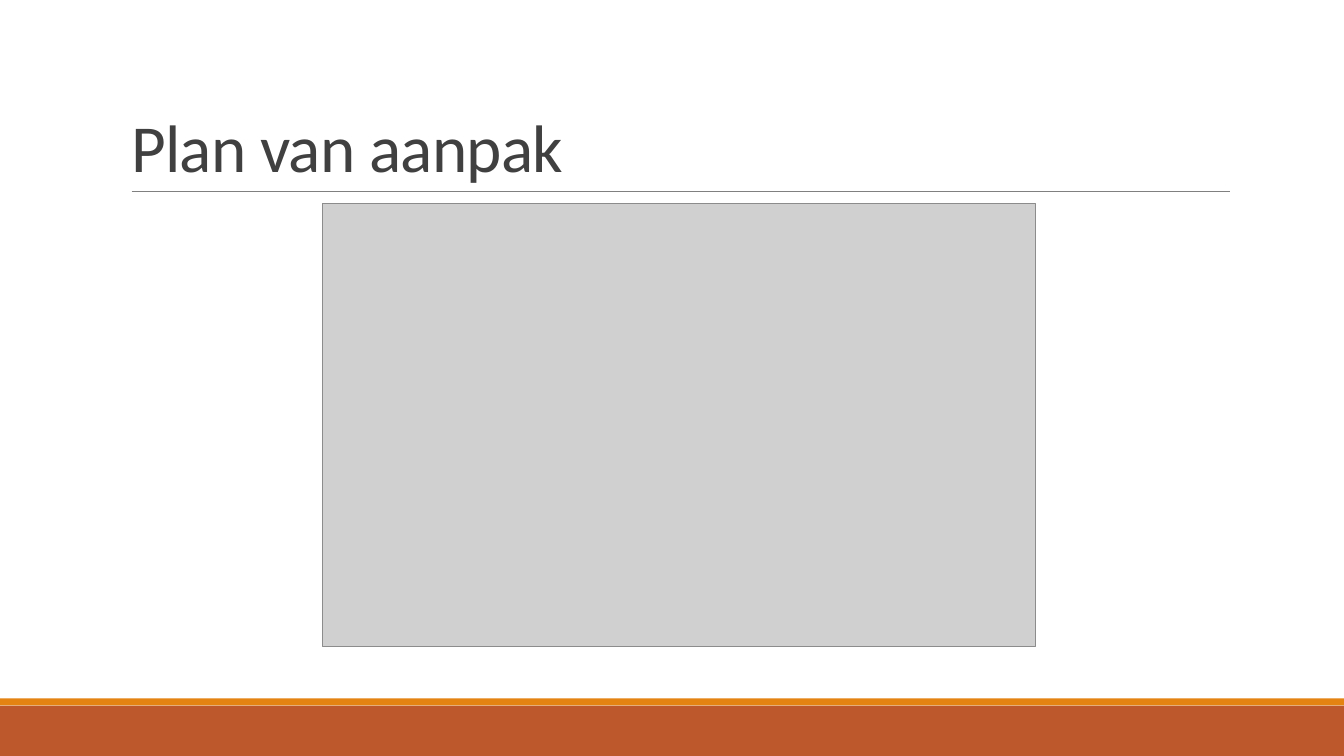
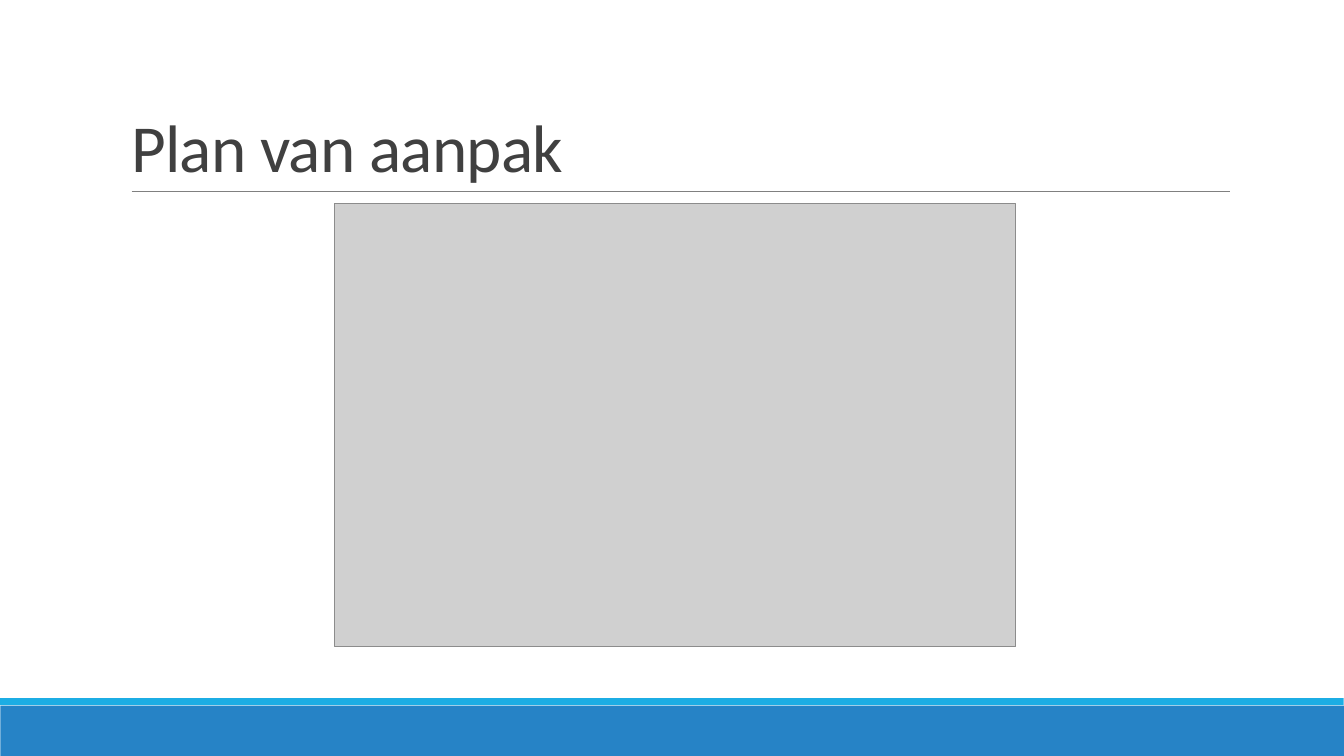
Before and after one commit to JouriTas/Projectwerk-IT-project, a slide deck: slide 7 of Scrum Artifacts/Sprint5/IT-Projectwerk 2022.pptx. Drawn at 1344x756 pixels with LibreOffice and Linux fonts; fonts in the diff are those of the drawing; grey boxes stand for pictures. Boxes give left, top, right and bottom in pixels: in the first picture for what was removed or moved away, otherwise in the second. Text is boxed around its words. In the diff, an @@ line names an element or a change of style, - is before the commit and + after.

Commit message:
powerpoint met screenshots en andere opmaak

```diff
--- a/Scrum Artifacts/Sprint5/IT-Projectwerk 2022.pptx
+++ b/Scrum Artifacts/Sprint5/IT-Projectwerk 2022.pptx
@@ picture: place and size @@
-picture at <box>323,204,1035,647</box>
+picture at <box>335,204,1016,647</box>
@@ rectangle at <box>0,706,1344,756</box>: fill #BD582C to #2683C6 @@
@@ rectangle at <box>0,699,1344,706</box>: fill #E48312 to #1CADE4 @@
```
Also in this commit, not shown: 11 other slides changed, 3 slides added.
